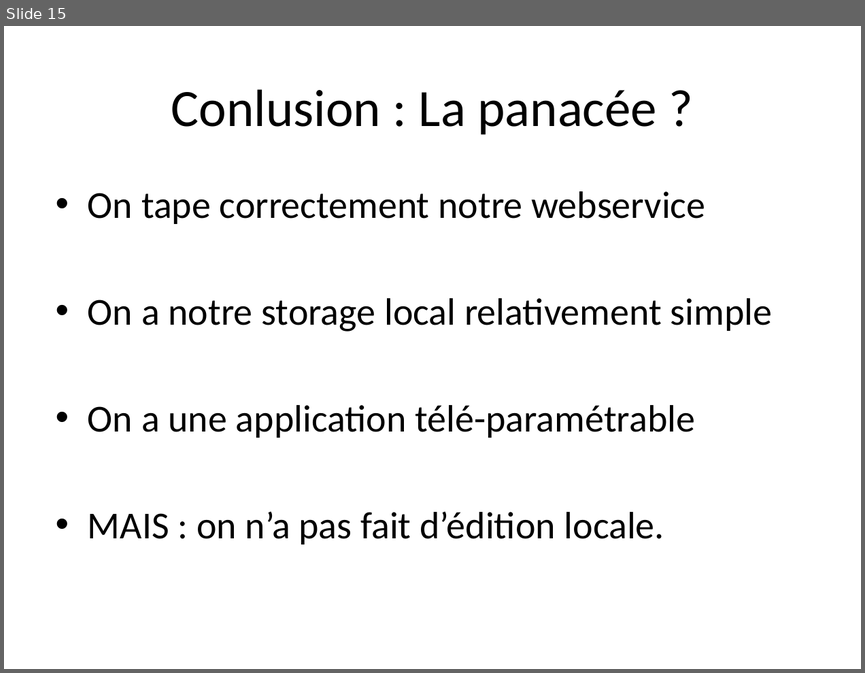
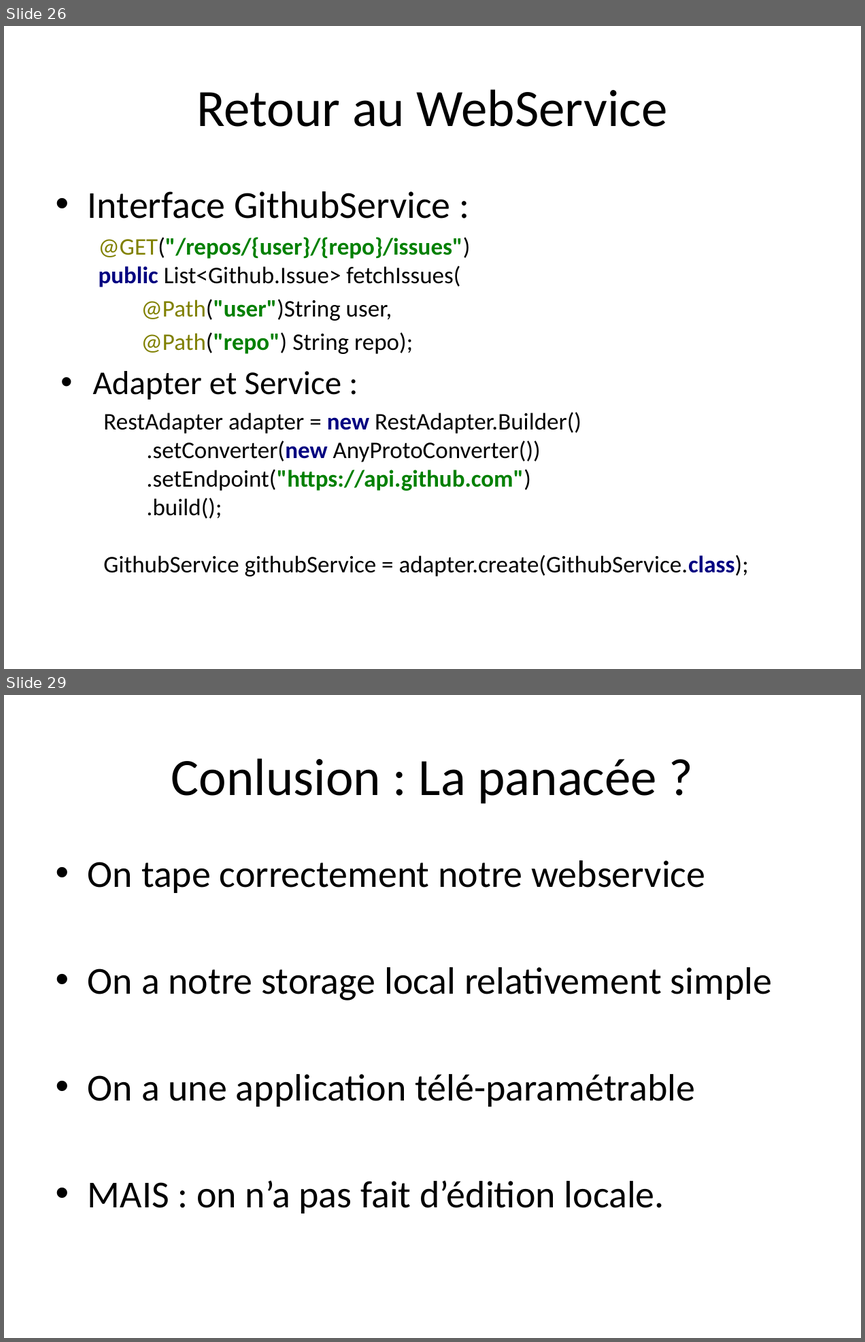
Before and after one commit to TheCopycat/protobuf-powered-android, a slide deck: protobuf-powered.pptx. Shown one above the other, each under a label of ours: slide 15 before the commit, slides 26 and 29 after it; the slides between them are not shown. The pictures are 865x673 and 865x1342 pixels, drawn with LibreOffice and Linux fonts; fonts in the diff are those of the drawing. Boxes give left, top, right and bottom in pixels: in the first picture for what was removed or moved away, otherwise in the second. Text is boxed around its words. In the diff, an @@ line names an element or a change of style, - is before the commit and + after.

Commit message:
Ajout du rest dans les slides

```diff
--- a/protobuf-powered.pptx
+++ b/protobuf-powered.pptx
@@ slide 26 added at [4,26,861,669], background #FFFFFF @@
@@ title added at [196,89,668,127], 44 pt, text #000000 @@
+Retour au WebService
@@ text added at [88,191,749,576], 20 pt, text #000000 @@
+• Interface GithubService :
+  @GET("/repos/{user}/{repo}/issues")
+  public List<Github.Issue> fetchIssues(
+  @Path("user")String user,
+  @Path("repo") String repo);
+• Adapter et Service :
+  RestAdapter adapter = new RestAdapter.Builder()
+  .setConverter(new AnyProtoConverter())
+  .setEndpoint("https://api.github.com")
+  .build();
+  GithubService githubService = adapter.create(GithubService.class);
@@ what was slide 15 is now slide 29 @@
```
Also in this commit, not shown: 5 slides changed, 13 other slides added.
